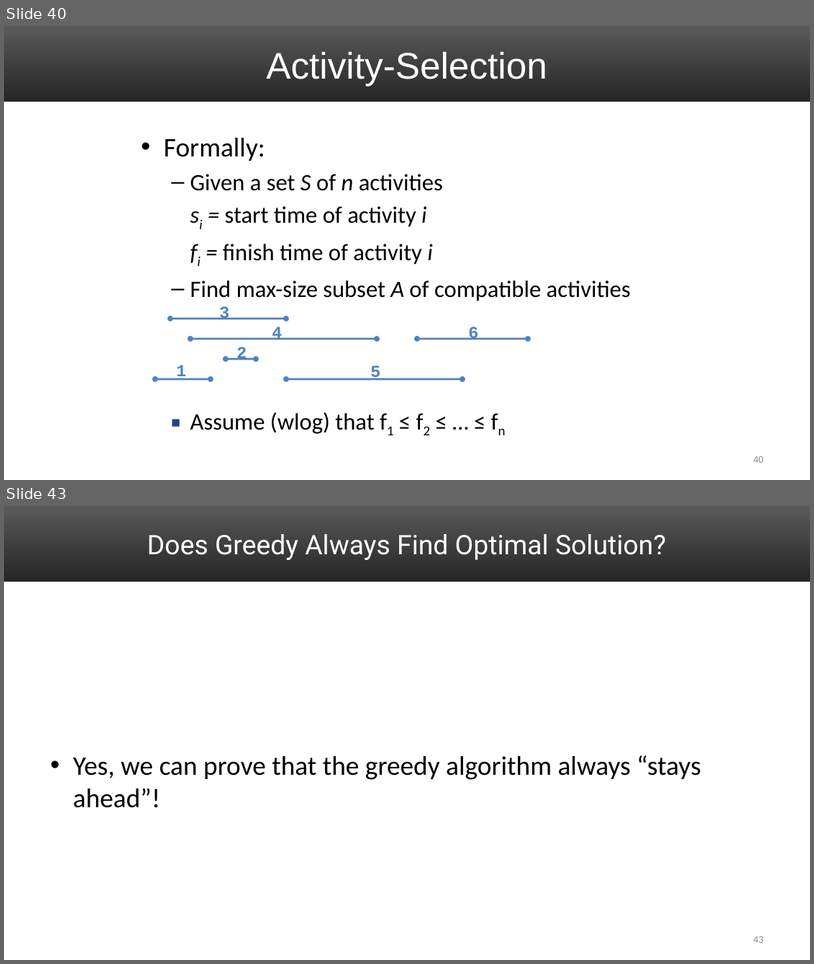
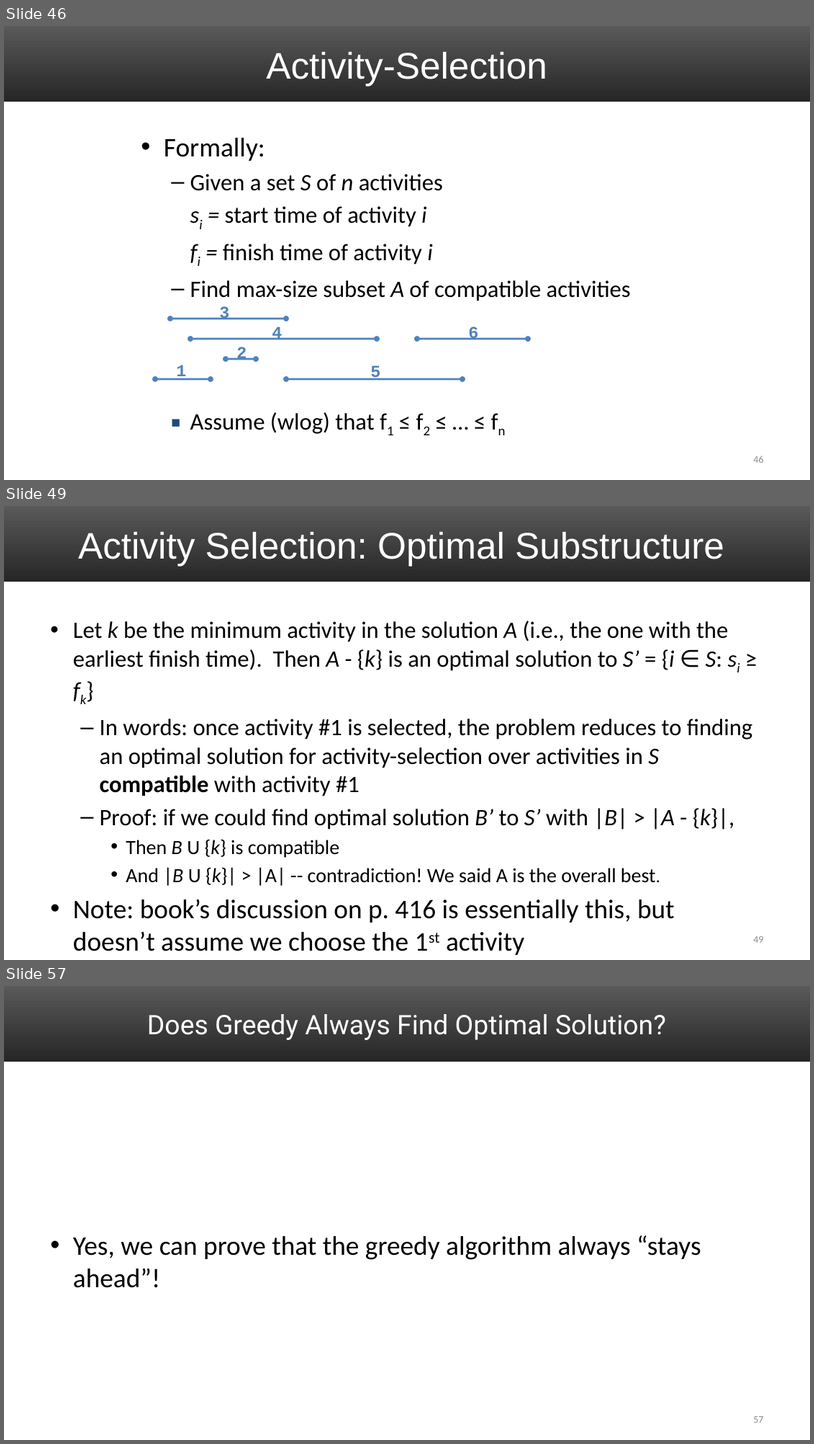
Before and after one commit to uva-cs/cs4102-f21, a slide deck: slides/GreedyAlgorithms_1.pptx. Shown one above the other, each under a label of ours: slides 40 and 43 before the commit, slides 46, 49 and 57 after it; the slides between them are not shown. The pictures are 814x964 and 814x1444 pixels, drawn with LibreOffice and Linux fonts; fonts in the diff are those of the drawing. Boxes give left, top, right and bottom in pixels: in the first picture for what was removed or moved away, otherwise in the second. Text is boxed around its words. In the diff, an @@ line names an element or a change of style, - is before the commit and + after.

```diff
--- a/slides/GreedyAlgorithms_1.pptx
+++ b/slides/GreedyAlgorithms_1.pptx
@@ slide 49 added at (4, 506, 810, 960), background #FFFFFF; not listed: 1 template element that a slide beside it also shows @@
@@ title added at (78, 532, 725, 566), 44 pt, text #FFFFFF @@
+Activity Selection: Optimal Substructure
@@ text added at (73, 620, 754, 922), 28 pt, text #000000 @@
+• Let k be the minimum activity in the solution A (i.e., the one with the earliest finish time). Then A - {k} is an optimal solution to S’ = {i ∈ S: si ≥ fk}
+  – In words: once activity #1 is selected, the problem reduces to finding an optimal solution for activity-selection over activities in S compatible with activity #1
+  – Proof: if we could find optimal solution B’ to S’ with |B| > |A - {k}|,
+    • Then B U {k} is compatible
+    • And |B U {k}| > |A| -- contradiction! We said A is the overall best.
+• Note: book’s discussion on p. 416 is essentially this, but doesn’t assume we choose the 1st activity
@@ page number added at (754, 936, 764, 942), 12 pt, text #8C8C8C @@
+49
@@ what was slide 40 is now slide 46 @@
@@ page number at (754, 456, 764, 462): text changed @@
-40
+46
@@ what was slide 43 is now slide 57 @@
@@ page number at (754, 1416, 764, 1422): text changed @@
-43
+57
```
Also in this commit, not shown: 4 slides changed, 13 other slides added, 4 other files.
